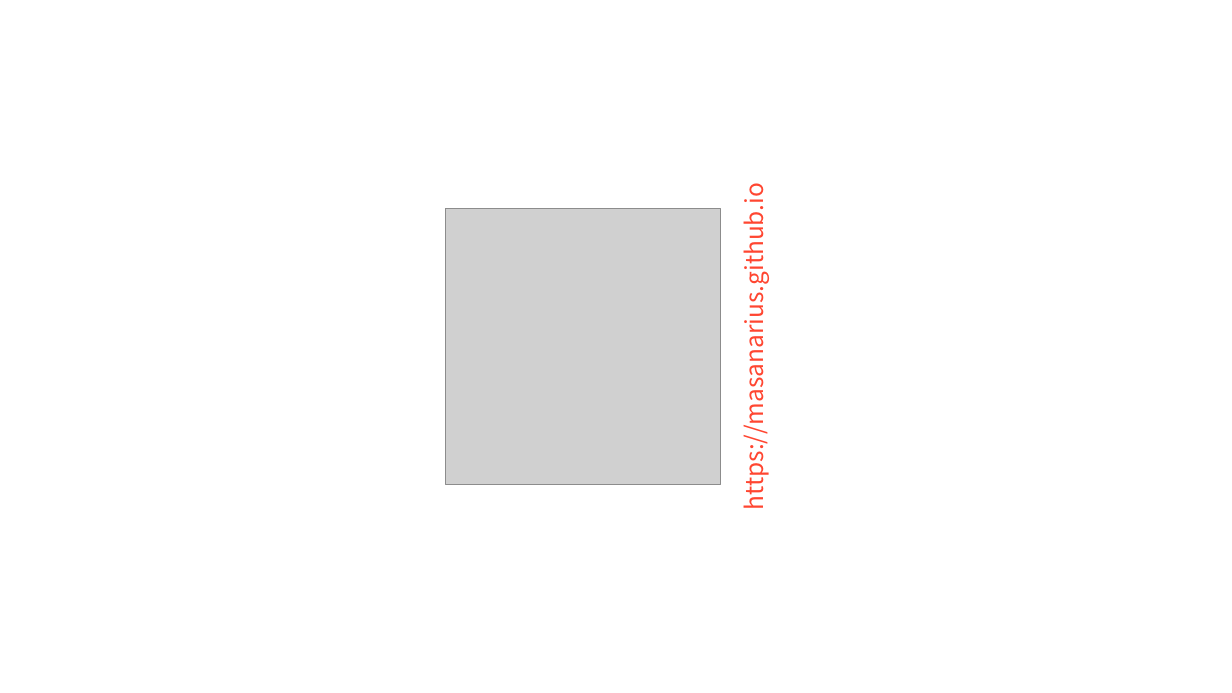
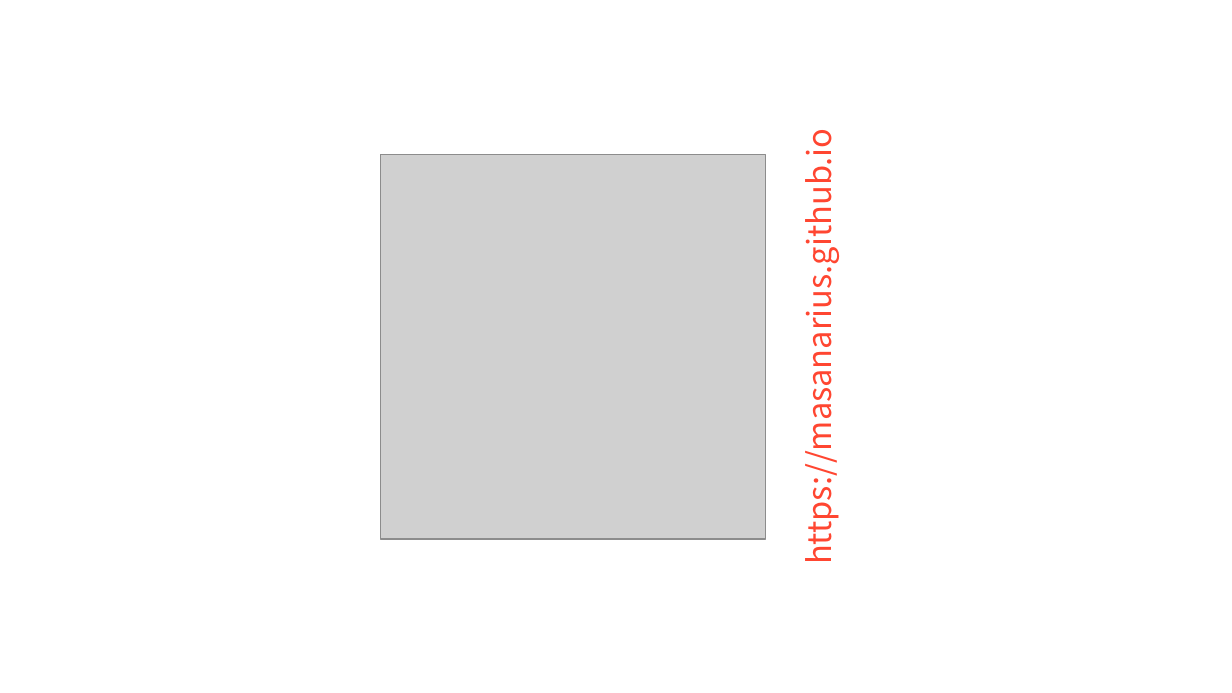
Before and after one commit to masanarius/masanarius.github.io, a slide deck: slide 13 of img/card/businesscard.pptx. Drawn at 1232x693 pixels with LibreOffice and Linux fonts; fonts in the diff are those of the drawing; grey boxes stand for pictures. Boxes give left, top, right and bottom in pixels: in the first picture for what was removed or moved away, otherwise in the second. Text is boxed around its words. In the diff, an @@ line names an element or a change of style, - is before the commit and + after.

```diff
--- a/img/card/businesscard.pptx
+++ b/img/card/businesscard.pptx
@@ text "https://masanarius.github.io": place and size @@
-text "https://masanarius.github.io" at (735,215,770,500)
+text "https://masanarius.github.io" at (794,171,841,551)
@@ text "https://masanarius.github.io" at (794,171,841,551): size 18 to 24 pt @@
@@ picture: place and size @@
-picture at (445,208,721,484)
+picture at (380,154,766,539)
```
Also in this commit, not shown: 2 other files.
